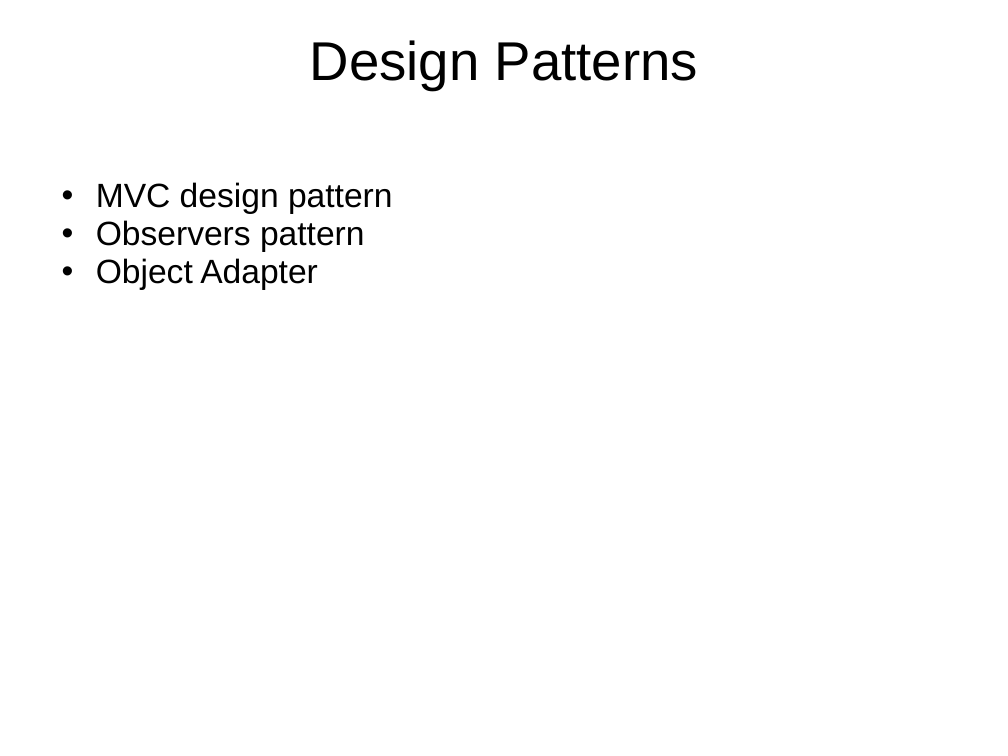
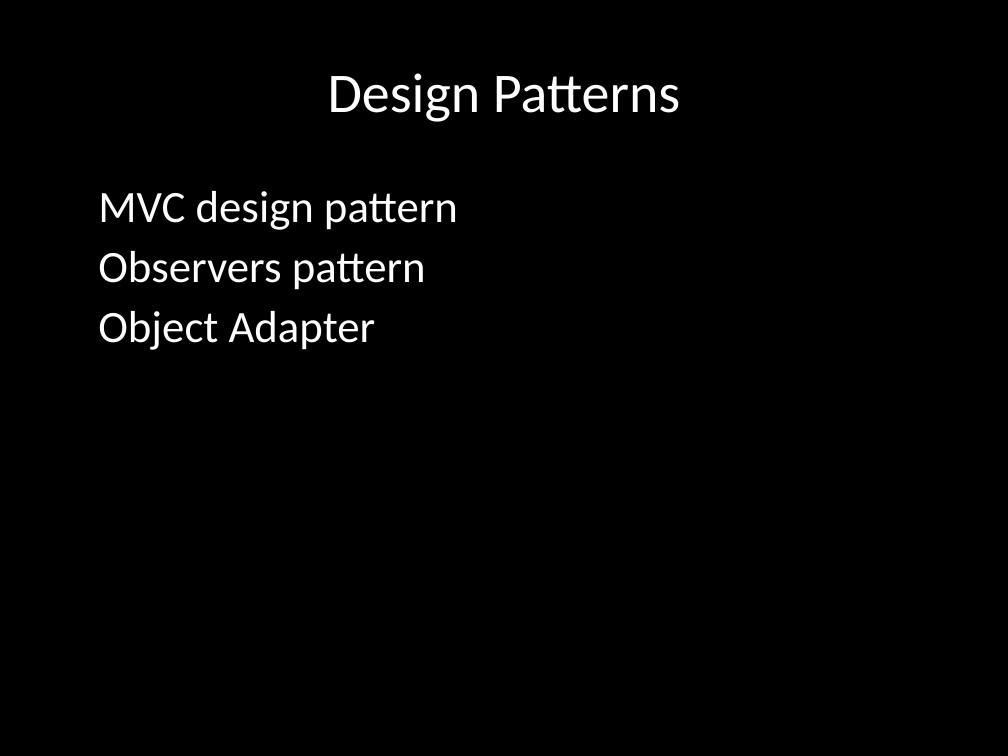
Before and after one commit to lqi/sensiblephp, a slide deck: slide 15 of docs/FinalProjectPresentation.pptx (slide 13 before the commit). Drawn at 1008x756 pixels with LibreOffice and Linux fonts; fonts in the diff are those of the drawing. Boxes give left, top, right and bottom in pixels: in the first picture for what was removed or moved away, otherwise in the second. Text is boxed around its words. In the diff, an @@ line names an element or a change of style, - is before the commit and + after.

```diff
--- a/docs/FinalProjectPresentation.pptx
+++ b/docs/FinalProjectPresentation.pptx
@@ background #FFFFFF to #000000 @@
@@ title "Design Patterns" at (328,73,680,122): size 39 to 40 pt, font Arial to Calibri, text colour #000000 to #FFFFFF; vertical alignment top to middle @@
@@ text "MVC design pattern" at (98,191,458,350): size 24 to 32 pt, font Arial to Calibri, text colour #000000 to #FFFFFF; indent changed; more space between paragraphs @@
```
Also in this commit, not shown: 13 other slides changed, 2 slides added.
